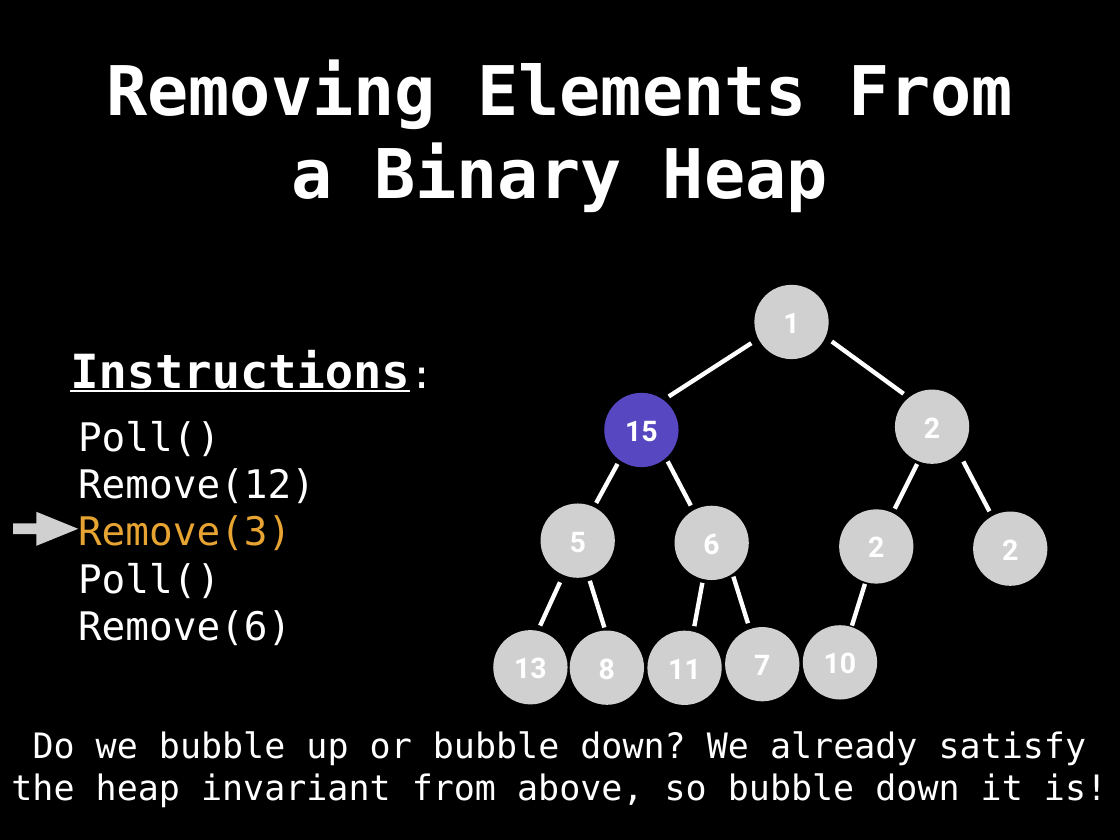
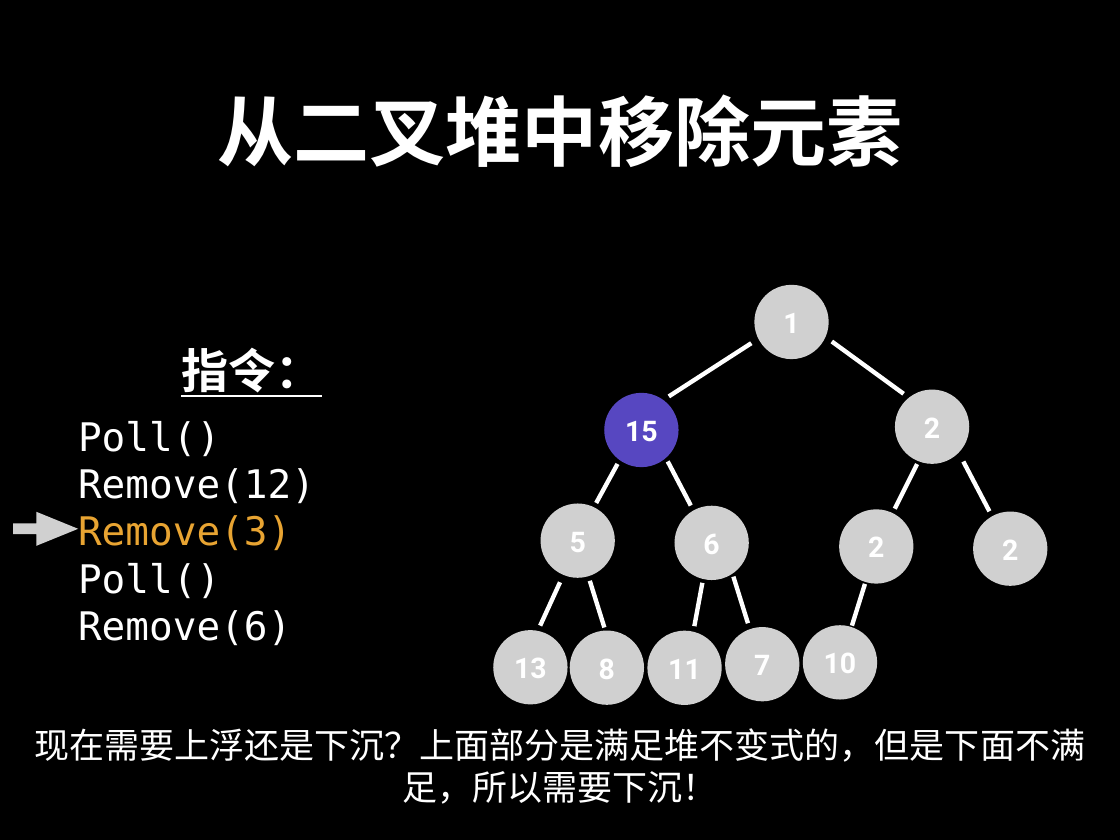
Before and after one commit to spring2go/Algorithms, a slide deck: slide 156 of slides/datastructures/priorityqueue/PriorityQueue.pptx. Drawn at 1120x840 pixels with LibreOffice and Linux fonts; fonts in the diff are those of the drawing; grey boxes stand for pictures. Boxes give left, top, right and bottom in pixels: in the first picture for what was removed or moved away, otherwise in the second. Text is boxed around its words. In the diff, an @@ line names an element or a change of style, - is before the commit and + after.

```diff
--- a/slides/datastructures/priorityqueue/PriorityQueue.pptx
+++ b/slides/datastructures/priorityqueue/PriorityQueue.pptx
@@ title at [217,94,902,167]: text changed; size 62.6 to 69.6 pt @@
-Removing Elements From a Binary Heap
+从二叉堆中移除元素
@@ text at [181,348,322,397]: text changed @@
-Instructions:
+指令：
@@ text at [34,728,1085,804]: text changed @@
-Do we bubble up or bubble down? We already satisfy the heap invariant from above, so bubble down it is!
+现在需要上浮还是下沉？上面部分是满足堆不变式的，但是下面不满足，所以需要下沉！
```
Also in this commit, not shown: 154 other slides changed, 3 slides added, 3 slides removed.
